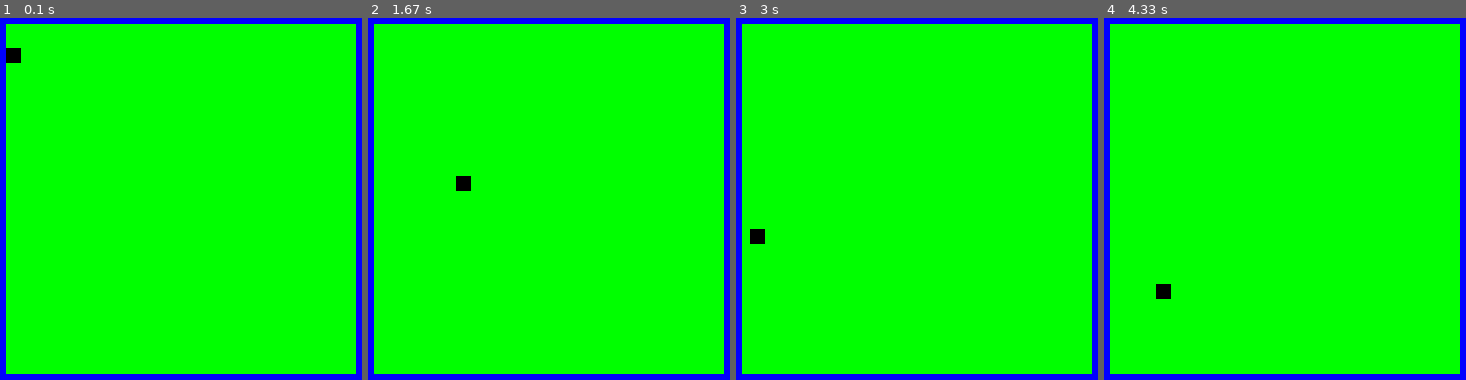
Above: before the commit, frames 1-4 (left to right).
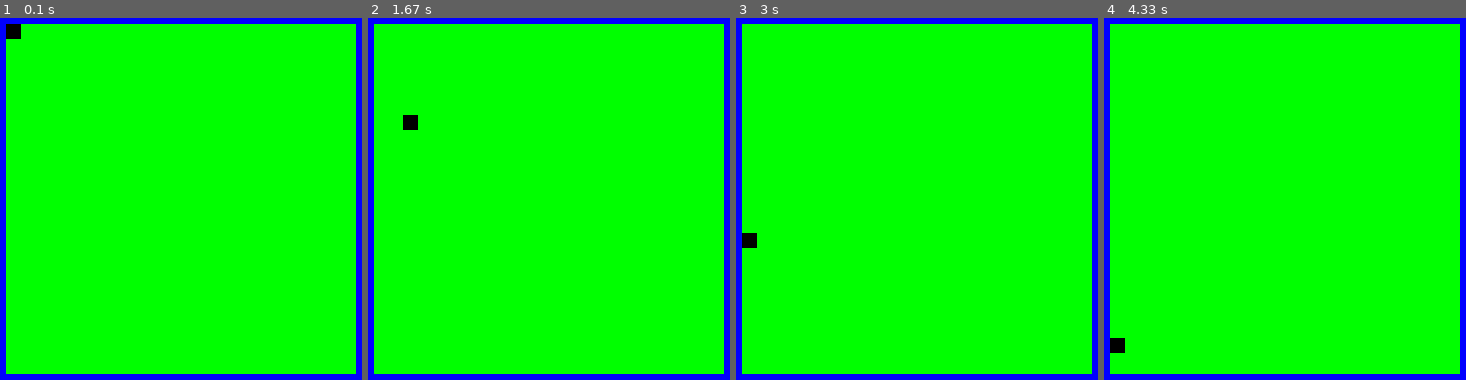
Above: after the commit, the same moments.

Repository: bananaflame/witnessPanel
Game: pygame game, started from main.py
Two runs of this game, one before a commit and one after it. Both use one fixed random seed, a clock stepped at 60 frames per second and the inputs below.
Inputs (mouse positions are in pixels of both pictures, inside the frame that each line leads up to):
- Up to frame 1 (0.1 s): no input
- Up to frame 2 (1.67 s): click (outside the picture) at 0.38 s; click (outside the picture) at 0.72 s; click (outside the picture) at 1.05 s; click (407, 119) at 1.38 s
- Up to frame 3 (3 s): click (917, 249) at 1.72 s; click (833, 115) at 2.05 s; click (outside the picture) at 2.38 s; click (outside the picture) at 2.72 s
- Up to frame 4 (4.33 s): click (1111, 119) at 3.05 s; click (1143, 267) at 3.38 s; click (outside the picture) at 3.72 s; click (outside the picture) at 4.05 s

The runs differ from the first frame. In frame 1, 0.3% of the frame differs, in the area x 1-6%, y 1-13%; in frame 2, 0.3%; in frame 3, 0.2%; in frame 4, 0.3%.

Commit message:
minor updates in main
separated linewidth into linefrac, the fraction that squaresize is
multiplied by to get the line width in pixels, and linewidth, the
aforementioned width in pixels. Also added fractiontomove variable that
controls speed of line movement. Shouldn't forget about the bug where
the line head can glitch through walls when cursor right distance away.

Diff:
--- a/main.py
+++ b/main.py
@@ -17,12 +17,12 @@
                     ((1,0),(1,1)))
 
 class Maze():
-    def __init__(self, display, size, nullzones, symbols, inlines, linewidth, bgcolor, gridcolor):
+    def __init__(self, display, size, nullzones, symbols, inlines, linefrac, bgcolor, gridcolor):
         self.size = size #tuple with (x,y)
         self.nullzones = nullzones #see default above
         self.symbols = symbols #tuple with (x,y), relative to squares, not intersections
         self.inlines = inlines #starts, ends, and hexagons, unsure of formatting
-        self.linewidth = linewidth #should be a fraction, i.e. 1/4 for 1/4 the size of squares
+        self.linefrac = linefrac #should be a fraction, i.e. 1/4 for 1/4 the size of squares
         self.bgcolor = bgcolor
         self.gridcolor = gridcolor
 
@@ -44,37 +44,36 @@
         image = display.copy()
         image.fill(self.bgcolor)
         screenrect = display.get_rect()
-        print(screenrect)
-        print(screenrect.w)
-        print(screenrect.h)
-        #get largest possible square size (remember linewidth is fraction of square size, like 1/4)
+        #get largest possible square size (remember linefrac is fraction of square size, like 1/4)
         #includes space in between squares and 1 line width worth of buffer around the edges
-        squaresize = screenrect.w // (self.size[0] + (2*self.linewidth*self.size[0]) + self.linewidth)
+        squaresize = screenrect.w // (self.size[0] + (2*self.linefrac*self.size[0]) + self.linefrac)
         print("first squaresize is "+str(squaresize))
         self.longside = right
         print(str(self.size[1])+"is self size 1")
-        print("if "+str(squaresize*(1+self.linewidth)*self.size[1])+str(squaresize*self.linewidth)+"greater than "+str(screenrect.h))
-        if squaresize*(1+self.linewidth)*self.size[1] + squaresize*self.linewidth > screenrect.h:
-            squaresize = screenrect.h // (self.size[1] + (2*self.linewidth*self.size[1]) + self.linewidth)
+        print("if "+str(squaresize*(1+self.linefrac)*self.size[1])+str(squaresize*self.linefrac)+"greater than "+str(screenrect.h))
+        if squaresize*(1+self.linefrac)*self.size[1] + squaresize*self.linefrac > screenrect.h:
+            squaresize = screenrect.h // (self.size[1] + (2*self.linefrac*self.size[1]) + self.linefrac)
             print("squaresize is vertical, - "+str(squaresize))
             self.longside = up
         squaresize = int(squaresize)
+        self.linewidth = squaresize*self.linefrac#I need the pixel value of linewidth more after this, so this will be useful
 
-        widthspace = int(screenrect.w - (squaresize*(1+self.linewidth)*self.size[0] + squaresize*self.linewidth))
-        heightspace = int(screenrect.h - (squaresize*(1+self.linewidth)*self.size[1] + squaresize*self.linewidth))
+        widthspace = int(screenrect.w - ((squaresize+self.linewidth)*self.size[0] + self.linewidth))
+        heightspace = int(screenrect.h - ((squaresize+self.linewidth)*self.size[1] + self.linewidth))
 
         print("widthspace is: "+str(widthspace))
         print("heightspace is: "+str(heightspace))
 
 
         self.walls = pygame.sprite.Group()
-        self.walls.add(Wall(0,0,widthspace//2,screenrect.h,self.bgcolor))#left boundary
-        self.walls.add(Wall(screenrect.w-widthspace//2,0,screenrect.w,screenrect.h,self.bgcolor))
-        print("adding wall: ")
-        print(str(widthspace//2)+", 0, "+str(screenrect.w-widthspace//2)+", "+str(heightspace//2))
-        self.walls.add(Wall(widthspace//2,0,screenrect.w-widthspace//2,heightspace//2,self.bgcolor))
-        self.walls.add(Wall(widthspace//2,screenrect.h-heightspace//2,screenrect.w-widthspace//2,screenrect.h,self.bgcolor))
-
+        self.walls.add(Wall(0,0,widthspace//2,
+                            screenrect.h,self.bgcolor))#left boundary
+        self.walls.add(Wall(screenrect.w-widthspace//2,0,
+                            screenrect.w,screenrect.h,self.bgcolor))#right boundary
+        self.walls.add(Wall(widthspace//2,0,
+                            screenrect.w-widthspace//2,heightspace//2,self.bgcolor))#top boundary
+        self.walls.add(Wall(widthspace//2,screenrect.h-heightspace//2,
+                            screenrect.w-widthspace//2,screenrect.h,self.bgcolor))#bottom boundary
 
     def drawMaze(self, display):
         self.walls.draw(display)#maybe blit instead of drawing walls each time?
@@ -97,31 +96,31 @@
         mousepos = pygame.mouse.get_pos()
         diffx = mousepos[0] - (self.rect.x + self.width/2) #diff between center of line head and mouse, not top left corner
         diffy = -mousepos[1] + (self.rect.y+ self.width/2) #reversed bc display y-axis is flipped
-
+        fractiontomove = 3
         if abs(diffy) > abs(diffx):#primary axis is up/down
             if abs(diffy) > 3:#prevents movement when cursor close enough to center
                 if diffy > 0 :
-                    can_move_prime = self.trymove(up,abs(diffy)/10,walls)
+                    can_move_prime = self.trymove(up,abs(diffy)/fractiontomove,walls)
                 else:
-                    can_move_prime = self.trymove(down,abs(diffy)/10,walls)
+                    can_move_prime = self.trymove(down,abs(diffy)/fractiontomove,walls)
 
                 if not can_move_prime and abs(diffx) > 3:
                     if diffx > 0:
-                        self.trymove(right,abs(diffx)/10,walls)
+                        self.trymove(right,abs(diffx)/fractiontomove,walls)
                     else:
-                        self.trymove(left,abs(diffx)/10,walls)
+                        self.trymove(left,abs(diffx)/fractiontomove,walls)
         else:#primary axis is left/right
             if abs(diffx) > 3:
                 if diffx > 0:
-                    can_move_prime = self.trymove(right,abs(diffx)/10,walls)
+                    can_move_prime = self.trymove(right,abs(diffx)/fractiontomove,walls)
                 else:
-                    can_move_prime = self.trymove(left,abs(diffx)/10,walls)
+                    can_move_prime = self.trymove(left,abs(diffx)/fractiontomove,walls)
 
                 if not can_move_prime and abs(diffy) > 3:
                     if diffy > 0:
-                        self.trymove(up,abs(diffy)/10,walls)
+                        self.trymove(up,abs(diffy)/fractiontomove,walls)
                     else:
-                        self.trymove(down,abs(diffy)/10,walls)
+                        self.trymove(down,abs(diffy)/fractiontomove,walls)
 
     def trymove(self, direction, dist_to_move, walls):
         distance = math.ceil(dist_to_move) #always try to move at least 1 pixel
--- a/psuedo.and.todo.txt
+++ b/psuedo.and.todo.txt
@@ -2,6 +2,8 @@
 
 problem: moving by some fraction of diffx or diffy means that when moving hard diagonal, it's easy to miss intersections and just go in line instead of staircase
 play with values of that fraction and the distance the cursor has to be from center of line head for it to move, might be able to be more precise with larger denom on fraction
+
+idea: line start is circle that grows bigger, created in constructor of Trace *and added to the trace body sprite list* so it keeps getting drawn
 
 To Do:
 draw the squares in the grid based on maze data, check if the line width between them is pixel constant for the line head, might need tweaking
